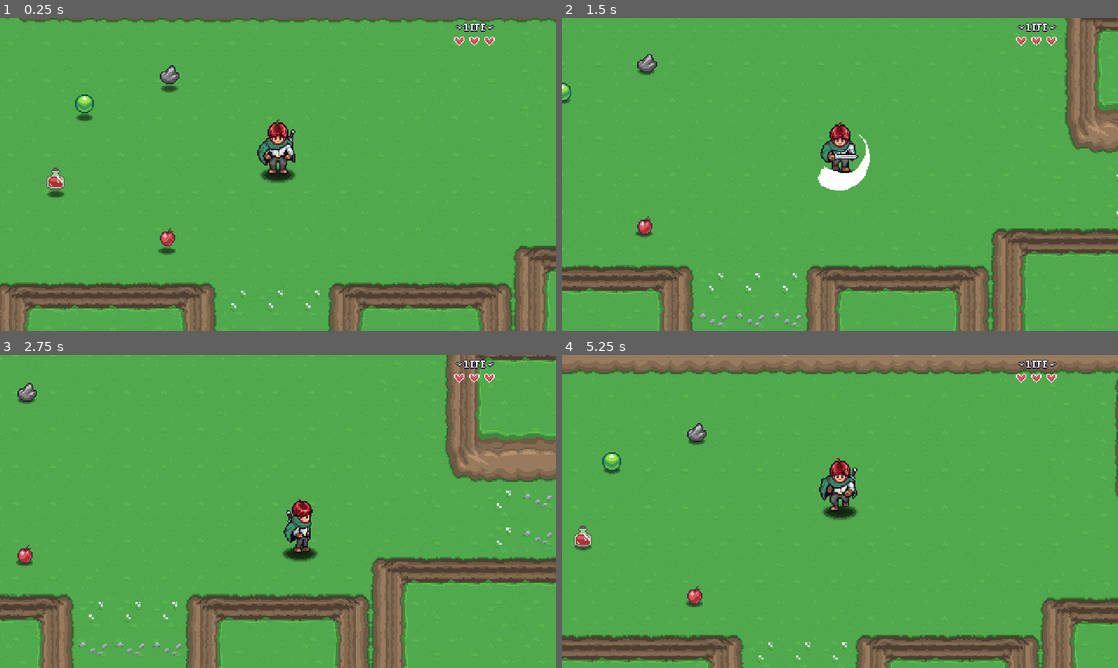
Above: before the commit, frames 1-4 (two rows, left to right).
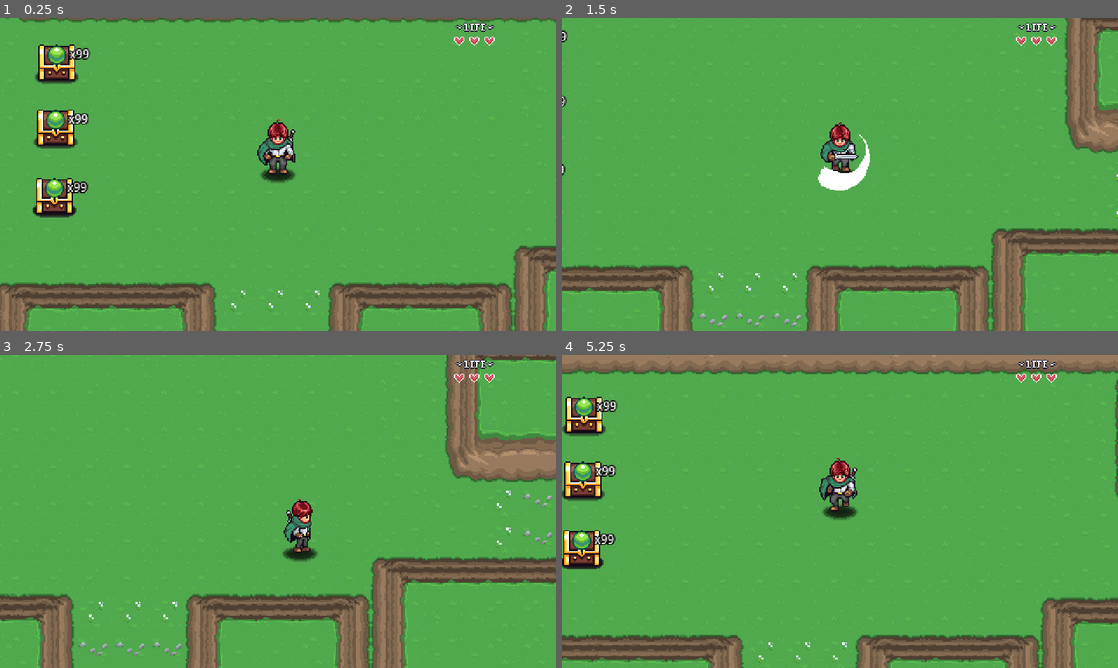
Above: after the commit, the same moments.

Repository: wangwenhao/aarpg
Game: Godot game, scene res://Levels/Area01/01.tscn
Same seed, same stepped clock (60 frames per second), same inputs: the game is played once before the commit and once after it. Sound files missing from this copy of the repository are replaced by a short silence.
Inputs:
- Up to frame 1 (0.25 s): no input
- Up to frame 2 (1.5 s): hold D (right) 0.53-1.28 s; hold I (interact, bound only after the commit) 0.53-1.28 s; hold S (down) from 1.28 s (still down); tap J (attack) at 1.35 s
- Up to frame 3 (2.75 s): tap I (interact, bound only after the commit) at 1.55 s; release S (down) at 2.03 s; hold D (right) from 2.03 s (still down); hold I (interact, bound only after the commit) from 2.03 s (still down)
- Up to frame 4 (5.25 s): release D (right) at 2.78 s; release I (interact, bound only after the commit) at 2.78 s; hold W (up) 2.78-3.53 s; tap I (interact, bound only after the commit) at 2.85, 3.8, 4.35 s; hold J (attack) 3.53-4.28 s; hold A (left) 3.53-5.03 s; hold S (down) from 5.03 s (still down); hold I (interact, bound only after the commit) from 5.03 s (still down)

The runs differ from the first frame. In frame 1, 3.4% of the frame differs, in the area x 5-33%, y 8-76%; in frame 2, 0.5%; in frame 3, 0.3%; in frame 4, 3.3%.

Commit message:
宝箱准备阶段

Diff:
--- a/00_Globals/global_player_manager.gd
+++ b/00_Globals/global_player_manager.gd
@@ -2,6 +2,8 @@
 
 const PLAYER = preload("uid://bf4esf57fcnh8")  # 预加载玩家场景资源（使用 Godot 的 UID 引用）
 const INVENTORY_DATA: InventoryData = preload("uid://din0bypbjigj3")  # 预加载背包数据资源/脚本
+
+signal interact_pressed
 
 var player: Player  # 当前在场景中的玩家实例引用（在 add_player_instance 后赋值）
 var player_spawned: bool = false  # 标记玩家是否已生成并被添加到场景树
--- /dev/null
+++ b/Interactables/TreasureChest/treasure_chest.gd
@@ -0,0 +1 @@
+extends Node2D
--- /dev/null
+++ b/Interactables/TreasureChest/treasure_chest.tscn
@@ -0,0 +1,61 @@
+[gd_scene load_steps=7 format=3 uid="uid://c0ekd8j8r0doh"]
+
+[ext_resource type="Script" uid="uid://cuho1dq7ro2vi" path="res://Interactables/TreasureChest/treasure_chest.gd" id="1_tln0u"]
+[ext_resource type="Texture2D" uid="uid://bb14m1svboomt" path="res://Interactables/TreasureChest/treasure-chest.png" id="2_e0gtp"]
+[ext_resource type="Texture2D" uid="uid://btd6qdeeb4j4m" path="res://Items/Sprites/items.png" id="3_e0gtp"]
+
+[sub_resource type="AtlasTexture" id="AtlasTexture_km1n8"]
+atlas = ExtResource("3_e0gtp")
+region = Rect2(0, 0, 32, 32)
+
+[sub_resource type="RectangleShape2D" id="RectangleShape2D_e0gtp"]
+size = Vector2(32, 10)
+
+[sub_resource type="RectangleShape2D" id="RectangleShape2D_km1n8"]
+size = Vector2(40, 17)
+
+[node name="TreasureChest" type="Node2D"]
+script = ExtResource("1_tln0u")
+
+[node name="Sprite2D" type="Sprite2D" parent="."]
+position = Vector2(0, -11)
+texture = ExtResource("2_e0gtp")
+hframes = 2
+
+[node name="ItemSprite" type="Sprite2D" parent="."]
+position = Vector2(0, -11)
+texture = SubResource("AtlasTexture_km1n8")
+
+[node name="Label" type="Label" parent="ItemSprite"]
+offset_left = 11.0
+offset_top = -12.0
+offset_right = 51.0
+offset_bottom = 11.0
+theme_override_colors/font_outline_color = Color(0, 0, 0, 1)
+theme_override_constants/line_spacing = 3
+theme_override_constants/outline_size = 4
+theme_override_font_sizes/font_size = 10
+text = "x99"
+vertical_alignment = 1
+
+[node name="AnimationPlayer" type="AnimationPlayer" parent="."]
+
+[node name="AudioStreamPlayer2D" type="AudioStreamPlayer2D" parent="."]
+
+[node name="StaticBody2D" type="StaticBody2D" parent="."]
+collision_layer = 16
+collision_mask = 0
+
+[node name="CollisionShape2D" type="CollisionShape2D" parent="StaticBody2D"]
+position = Vector2(0, 5)
+shape = SubResource("RectangleShape2D_e0gtp")
+
+[node name="Area2D" type="Area2D" parent="."]
+collision_layer = 0
+collision_mask = 4
+monitorable = false
+
+[node name="CollisionShape2D" type="CollisionShape2D" parent="Area2D"]
+position = Vector2(0, 5.5)
+shape = SubResource("RectangleShape2D_km1n8")
+debug_color = Color(0, 0.70196074, 0.07204668, 0.41960785)
--- a/Levels/Area01/01.tscn
+++ b/Levels/Area01/01.tscn
@@ -1,14 +1,10 @@
-[gd_scene load_steps=10 format=4 uid="uid://dqxl4xm2m55i6"]
+[gd_scene load_steps=6 format=4 uid="uid://dqxl4xm2m55i6"]
 
 [ext_resource type="Script" uid="uid://ogtb6tmmg60h" path="res://Levels/Scripts/level.gd" id="1_22ele"]
 [ext_resource type="PackedScene" uid="uid://liurpj8sy87g" path="res://TileMaps/grass-01.tscn" id="1_vbl6q"]
 [ext_resource type="PackedScene" uid="uid://bn6m1d1rmbcu5" path="res://Levels/player_spawn.tscn" id="2_chooo"]
 [ext_resource type="PackedScene" uid="uid://c325f2ae47ebh" path="res://Levels/level_transition.tscn" id="4_4t7i1"]
-[ext_resource type="PackedScene" uid="uid://lmuicw8p2xky" path="res://Items/ItemPickup/item_pickup.tscn" id="5_th3kk"]
-[ext_resource type="Resource" uid="uid://dqyr35tvwdh1c" path="res://Items/gem.tres" id="6_b60gt"]
-[ext_resource type="Resource" uid="uid://bpfit3tnwae6r" path="res://Items/potion.tres" id="7_f2d14"]
-[ext_resource type="Resource" uid="uid://b6nsag456x00t" path="res://Items/stone.tres" id="8_an23e"]
-[ext_resource type="Resource" uid="uid://bib8y413u713u" path="res://Items/apple.tres" id="9_b60gt"]
+[ext_resource type="PackedScene" uid="uid://c0ekd8j8r0doh" path="res://Interactables/TreasureChest/treasure_chest.tscn" id="5_pwydo"]
 
 [node name="01" type="Node2D"]
 script = ExtResource("1_22ele")
@@ -31,18 +27,14 @@
 size = 3
 side = 3
 
-[node name="ItemPickup" parent="." instance=ExtResource("5_th3kk")]
-position = Vector2(78, 139)
-item_data = ExtResource("6_b60gt")
+[node name="TreasureChest" parent="." instance=ExtResource("5_pwydo")]
+position = Vector2(53, 159)
 
-[node name="ItemPickup2" parent="." instance=ExtResource("5_th3kk")]
-position = Vector2(53, 205)
-item_data = ExtResource("7_f2d14")
+[node name="TreasureChest2" parent="." instance=ExtResource("5_pwydo")]
+position = Vector2(54, 103)
 
-[node name="ItemPickup3" parent="." instance=ExtResource("5_th3kk")]
-position = Vector2(151, 114)
-item_data = ExtResource("8_an23e")
+[node name="TreasureChest3" parent="." instance=ExtResource("5_pwydo")]
+position = Vector2(52, 218)
 
-[node name="ItemPickup4" parent="." instance=ExtResource("5_th3kk")]
-position = Vector2(149, 254)
-item_data = ExtResource("9_b60gt")
+[node name="TreasureChest4" parent="." instance=ExtResource("5_pwydo")]
+position = Vector2(52, 218)
--- a/Player/Scripts/States/state_idle.gd
+++ b/Player/Scripts/States/state_idle.gd
@@ -21,4 +21,6 @@
 func handle_input(event: InputEvent) -> State:
 	if event.is_action_pressed("attack"):
 		return attack
+	if event.is_action_pressed("interact"):
+		PlayerManager.interact_pressed.emit()
 	return null
--- a/Player/Scripts/States/state_walk.gd
+++ b/Player/Scripts/States/state_walk.gd
@@ -29,4 +29,6 @@
 func handle_input(event: InputEvent) -> State:
 	if event.is_action_pressed("attack"):
 		return attack
+	if event.is_action_pressed("interact"):
+		PlayerManager.interact_pressed.emit()
 	return null
--- a/Player/player.tscn
+++ b/Player/player.tscn
@@ -535,6 +535,8 @@
 &"walk_up": SubResource("Animation_vtle1")
 }
 
+[sub_resource type="RectangleShape2D" id="RectangleShape2D_dkpta"]
+
 [sub_resource type="CircleShape2D" id="CircleShape2D_p5o4e"]
 
 [sub_resource type="Animation" id="Animation_7emwf"]
@@ -684,6 +686,16 @@
 [node name="Interactions" type="Node2D" parent="."]
 script = ExtResource("10_apopc")
 
+[node name="Area2D" type="Area2D" parent="Interactions"]
+position = Vector2(0, 6)
+collision_layer = 4
+collision_mask = 0
+monitoring = false
+
+[node name="CollisionShape2D" type="CollisionShape2D" parent="Interactions/Area2D"]
+shape = SubResource("RectangleShape2D_dkpta")
+debug_color = Color(0, 0.70196074, 0.08303339, 0.41960785)
+
 [node name="HitBox" parent="." instance=ExtResource("13_p5o4e")]
 collision_layer = 2
 
--- a/project.godot
+++ b/project.godot
@@ -68,11 +68,17 @@
 "events": [Object(InputEventKey,"resource_local_to_scene":false,"resource_name":"","device":-1,"window_id":0,"alt_press …(195 unchanged characters)…
 ]
 }
+interact={
+"deadzone": 0.2,
+"events": [Object(InputEventKey,"resource_local_to_scene":false,"resource_name":"","device":-1,"window_id":0,"alt_pressed":false,"shift_pressed":false,"ctrl_pressed":false,"meta_pressed":false,"pressed":false,"keycode":0,"physical_keycode":73,"key_label":0,"unicode":105,"location":0,"echo":false,"script":null)
+]
+}
 
 [layer_names]
 
 2d_physics/layer_1="Player"
 2d_physics/layer_2="PlayHurt"
+2d_physics/layer_3="PlayerInteraction"
 2d_physics/layer_5="Walls"
 2d_physics/layer_9="Enemy"
 
Binary file added: Interactables/TreasureChest/treasure-chest.png
Not shown, added: Interactables/TreasureChest/treasure-chest.png.import
Not shown, added: Interactables/TreasureChest/treasure-open.wav.import
Not shown, added: Interactables/TreasureChest/treasure_chest.gd.uid
Not shown: 1 places in Player/player.tscn that only renumber resources
Not shown, added: Interactables/TreasureChest/treasure-open.wav
